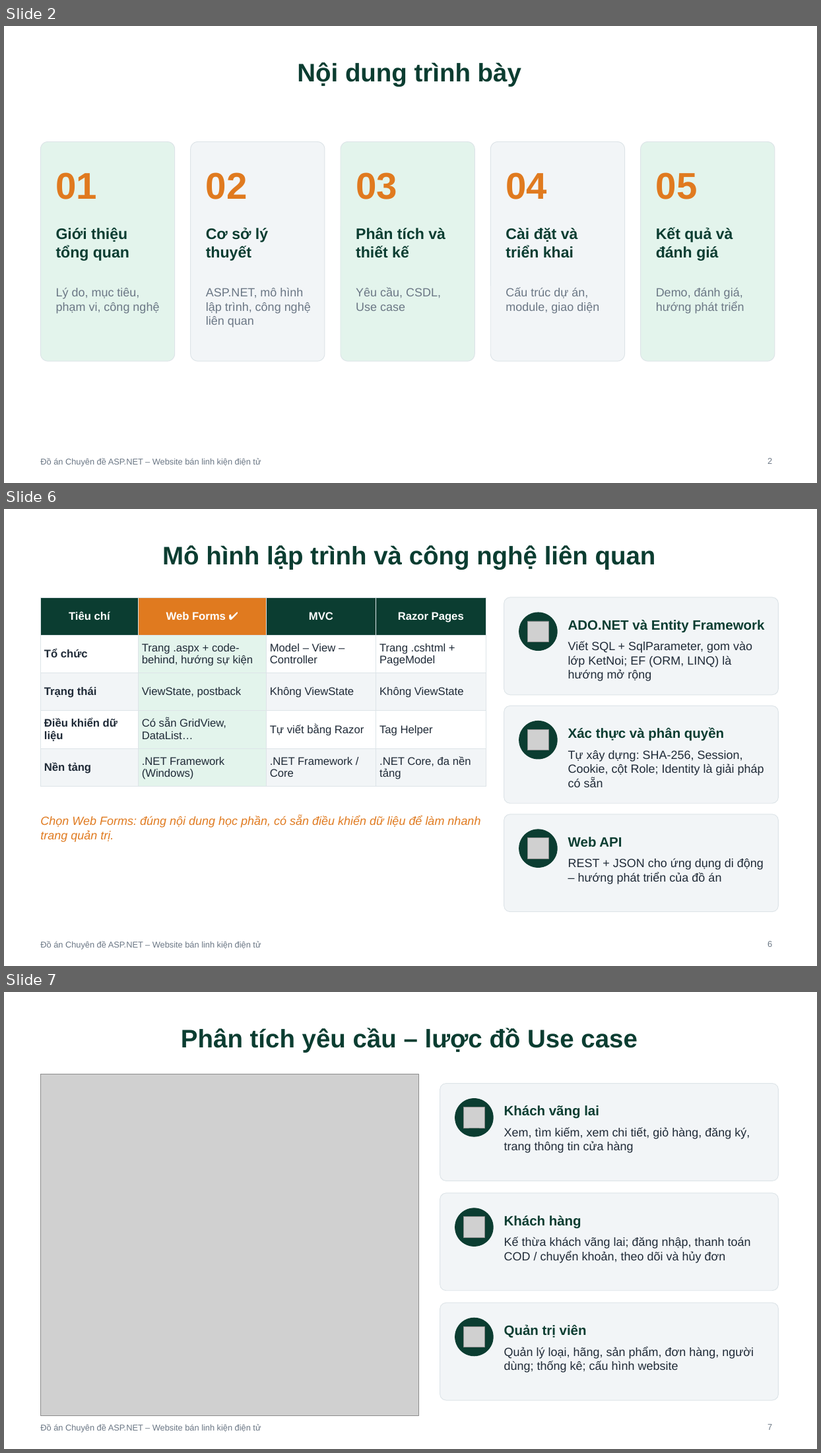
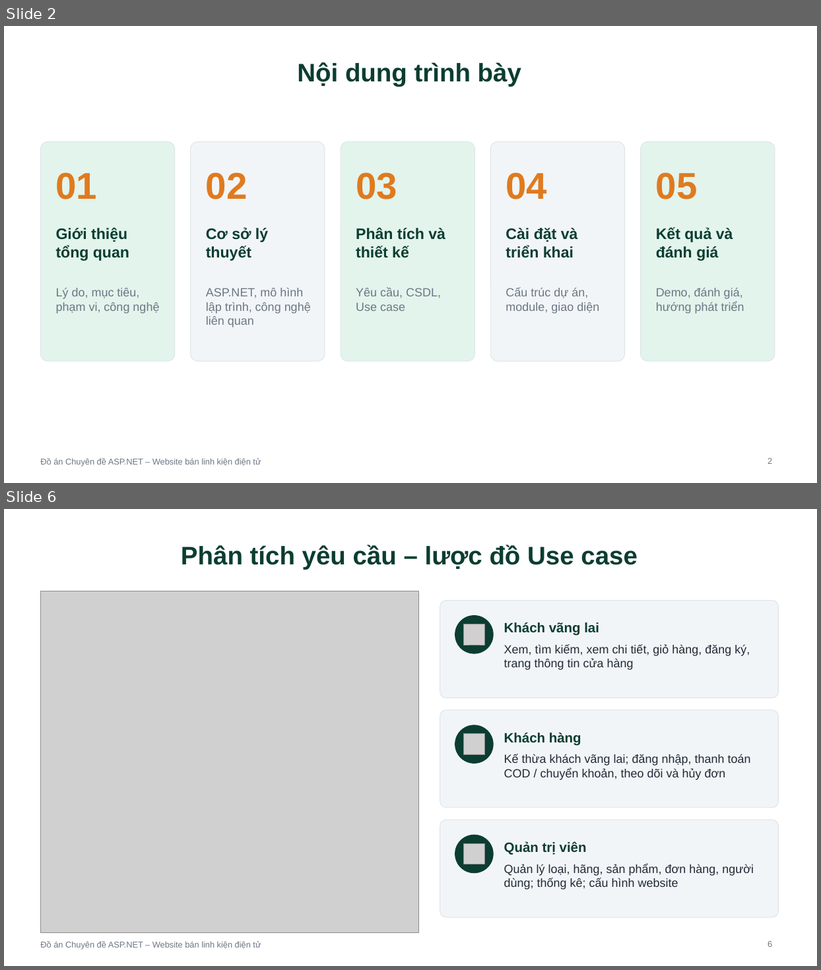
Before and after one commit to btduy10/ASPNET, a slide deck: thesis/abs/TrinhChieu_WebsiteBanLinhKien.pptx. Shown one above the other, each under a label of ours: slides 2, 6 and 7 before the commit, slides 2 and 6 after it; the slides between them are not shown. The pictures are 821x1453 and 821x970 pixels, drawn with LibreOffice and Linux fonts; fonts in the diff are those of the drawing; grey boxes stand for pictures. Boxes give left, top, right and bottom in pixels: in the first picture for what was removed or moved away, otherwise in the second. Text is boxed around its words. In the diff, an @@ line names an element or a change of style, - is before the commit and + after.

```diff
--- a/thesis/abs/TrinhChieu_WebsiteBanLinhKien.pptx
+++ b/thesis/abs/TrinhChieu_WebsiteBanLinhKien.pptx
@@ slide 6 removed at <box>4,509,817,966</box>, background #FFFFFF; not listed: 1 template element that a slide beside it also shows @@
@@ title removed at <box>162,545,656,570</box> @@
-Mô hình lập trình và công nghệ liên quan
@@ table removed at <box>40,597,486,787</box>, 5 rows, 4 columns @@
-Tiêu chí | Web Forms ✔ | MVC | Razor Pages
-Tổ chức | Trang .aspx + code-behind, hướng sự kiện | Model – View – Controller | Trang .cshtml + PageModel
-Trạng thái | ViewState, postback | Không ViewState | Không ViewState
-Điều khiển dữ liệu | Có sẵn GridView, DataList… | Tự viết bằng Razor | Tag Helper
-Nền tảng | .NET Framework (Windows) | .NET Framework / Core | .NET Core, đa nền tảng
@@ rounded rectangle removed at <box>504,597,779,695</box> @@
@@ ellipse removed at <box>519,613,557,650</box> @@
@@ picture removed at <box>528,621,548,642</box> @@
@@ text removed at <box>568,620,764,633</box> @@
-ADO.NET và Entity Framework
@@ text removed at <box>568,642,752,681</box> @@
-Viết SQL + SqlParameter, gom vào lớp KetNoi; EF (ORM, LINQ) là hướng mở rộng
@@ rounded rectangle removed at <box>504,706,779,803</box> @@
@@ ellipse removed at <box>519,722,557,759</box> @@
@@ picture removed at <box>528,730,548,751</box> @@
@@ text removed at <box>568,727,724,741</box> @@
-Xác thực và phân quyền
@@ text removed at <box>568,751,764,788</box> @@
-Tự xây dựng: SHA-256, Session, Cookie, cột Role; Identity là giải pháp có sẵn
@@ text removed at <box>40,817,481,842</box> @@
-Chọn Web Forms: đúng nội dung học phần, có sẵn điều khiển dữ liệu để làm nhanh trang quản trị.
@@ rounded rectangle removed at <box>504,815,779,912</box> @@
@@ ellipse removed at <box>519,830,557,867</box> @@
@@ picture removed at <box>528,838,548,859</box> @@
@@ text removed at <box>568,837,622,848</box> @@
-Web API
@@ text removed at <box>568,858,764,885</box> @@
-REST + JSON cho ứng dụng di động – hướng phát triển của đồ án
@@ page number removed at <box>768,941,772,947</box> @@
-6
@@ what was slide 7 is now slide 6 @@
@@ page number at <box>768,941,772,947</box>: text changed @@
-7
+6
```
Also in this commit, not shown: 5 slides changed, 2 slides added, 4 other slides removed.
